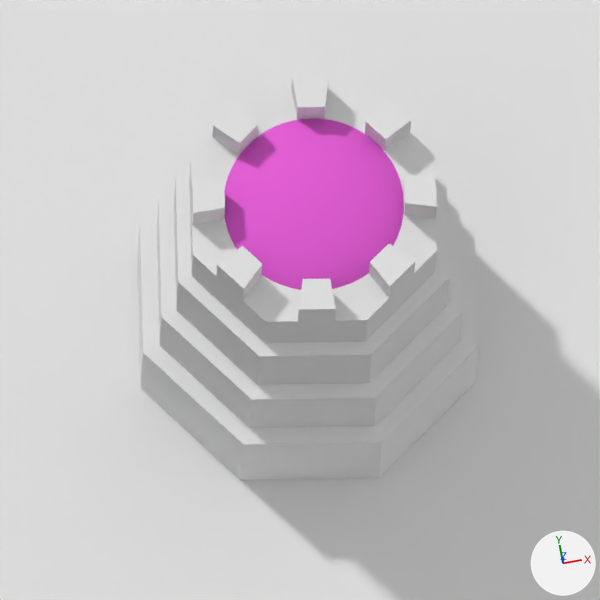
Before and after pictures for a commit that changed the Blender file grafics/tower.blend.
Rendered twice from the file's camera 'Camera'. Arrows for +X, +Y and +Z are at lower right; the lights stay in place.
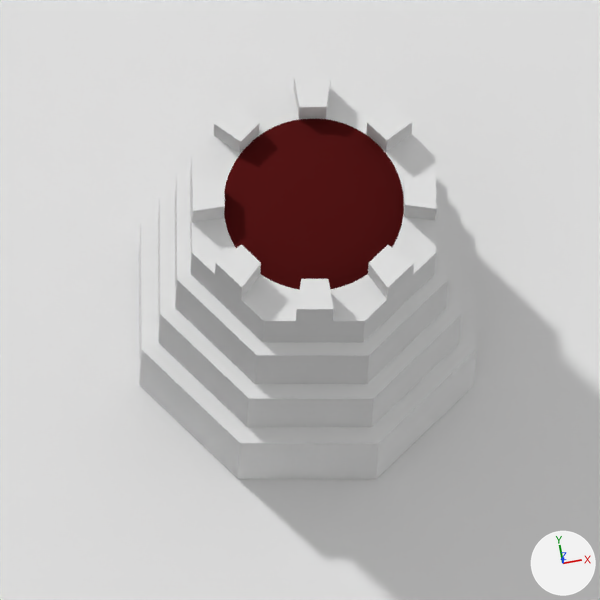
ob_beziercircle is not drawn itself; it is used by a modifier of ob_cube_004.

Location of each change, [x1, y1, x2, y2] in pixels of the pictures (600 x 600 px):
'Circle', turned
    before: [138, 87, 477, 480]
    after: [139, 88, 476, 479]
'Sphere.001', recoloured (pink to red)
    both: [224, 119, 404, 290]
'Cube.004', turned
    before: [191, 76, 437, 321]
    after: [192, 76, 437, 321]

The edits, one by one:
Material 'brown' (mat_brown) is new.
Its base color is (0.0844, 0.0075, 0.0075) (dark red #521515).
me_sphere_001 has 482 vertices, 512 faces and spans x -1.0..1.0, y -1.0..1.0, z -1.0..1.0.
me_sphere_001 no longer uses material mat_material_001 (pink #e761d8).
me_sphere_001 now uses material mat_brown (dark red #521515).
Object 'BezierCircle' (ob_beziercircle) turns from (0, 0, 36) to (0, 0, 35) degrees about x, y and z.
Object 'Circle' (ob_circle) turns from (0, 0, 59) to (0, 0, 58) degrees about x, y and z.
Object 'Cube.004' (ob_cube_004) turns from (0, 0, 36) to (0, 0, 35) degrees about x, y and z.
